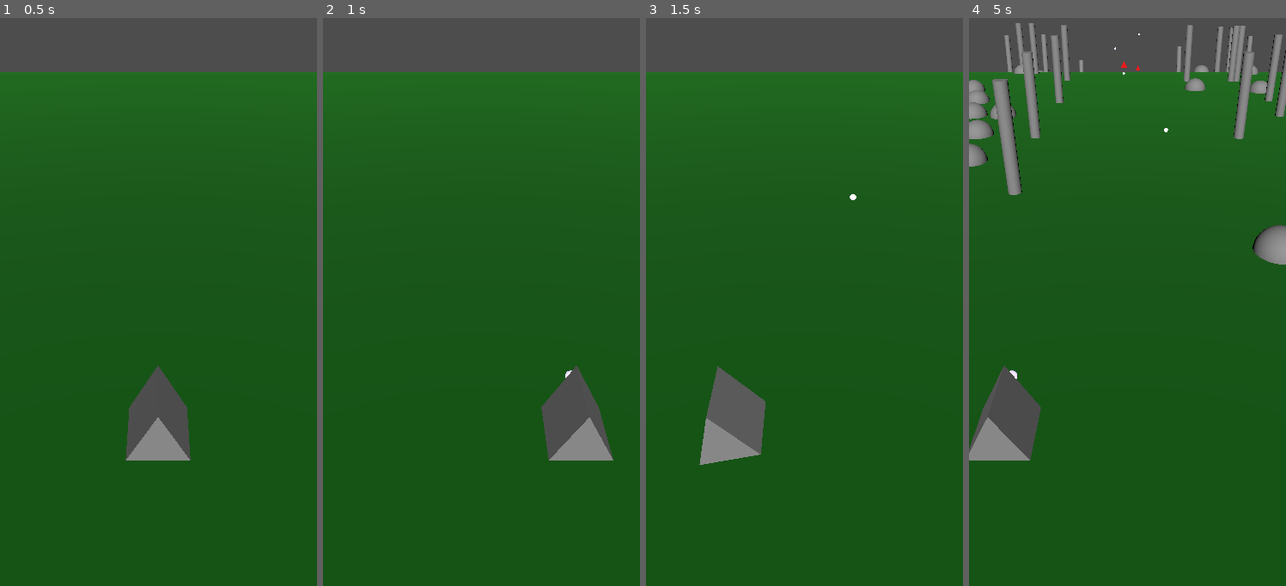
Above: before the commit, frames 1-4 (left to right).
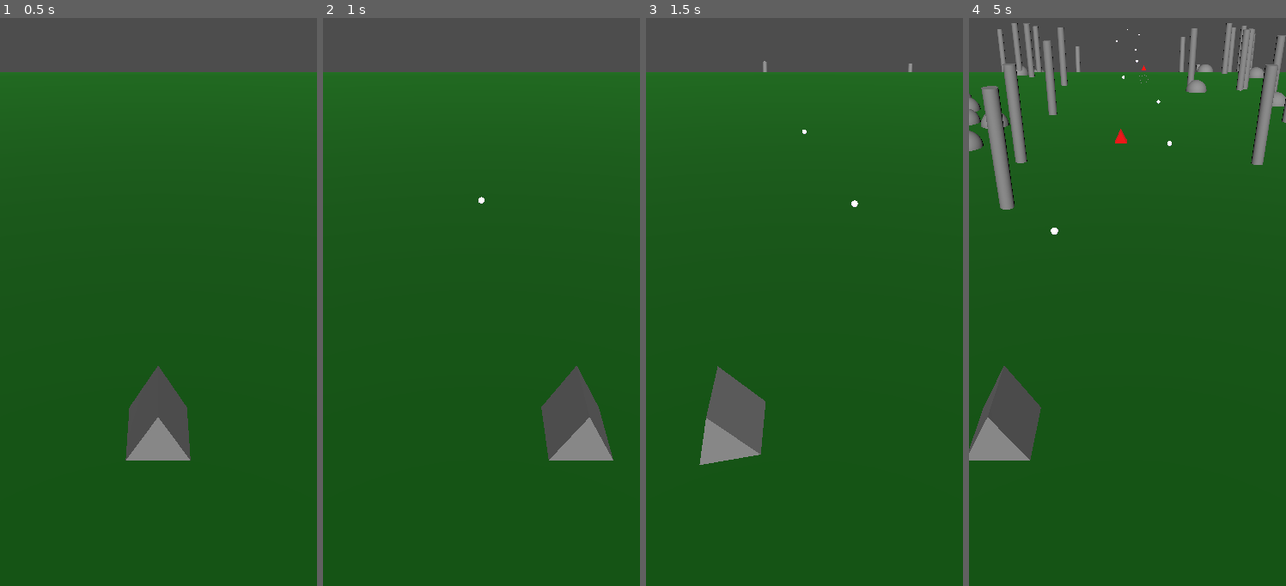
Above: after the commit, the same moments.

Repository: danbolleboom/GodotMobileGame
Game: Godot game, scene res://Scenes/world.tscn
Same seed, same stepped clock (60 frames per second), same inputs: the game is played once before the commit and once after it.
Inputs (mouse positions are in pixels of both pictures, inside the frame that each line leads up to):
- Up to frame 1 (0.5 s): no input
- Up to frame 2 (1 s): tap Enter at 0.5 s; move the mouse to (551, 205) at 0.52 s
- Up to frame 3 (1.5 s): tap Space at 1.25 s; move the mouse to (741, 279) at 1.27 s
- Up to frame 4 (5 s): move the mouse to (1159, 91) at 2.02 s; move the mouse to (1111, 381) at 2.77 s; move the mouse to (1222, 347) at 3.52 s; move the mouse to (1032, 137) at 4.27 s

Frame 1 is identical in both runs. In frame 2, less than 0.1% of the frame differs, in the area x 49-79%, y 31-64%; in frame 3, less than 0.1%; in frame 4, 7.9%, in the area x 0-100%, y 0-64%.

Commit message:
particles

Diff:
--- /dev/null
+++ b/Scenes/OneShotEffects/one_shot_base.tscn
@@ -0,0 +1,45 @@
+[gd_scene load_steps=7 format=3 uid="uid://3jgh1pxy2fs6"]
+
+[ext_resource type="PackedScene" uid="uid://p5d6b0d2m6uc" path="res://Scenes/path_entity.tscn" id="1_k0t5f"]
+[ext_resource type="Script" uid="uid://ffkkcrw6nayh" path="res://particle_oneshot.gd" id="2_jeh8d"]
+
+[sub_resource type="StandardMaterial3D" id="StandardMaterial3D_ahf8q"]
+vertex_color_use_as_albedo = true
+
+[sub_resource type="BoxMesh" id="BoxMesh_lo8sj"]
+material = SubResource("StandardMaterial3D_ahf8q")
+
+[sub_resource type="Curve" id="Curve_0muua"]
+_data = [Vector2(0, 1), 0.0, 0.0, 0, 0, Vector2(0.4825582, 0.17977536), -0.83571225, -0.83571225, 0, 0, Vector2(0.88372105, 0), 0.0, 0.0, 0, 0]
+point_count = 3
+
+[sub_resource type="Gradient" id="Gradient_ahf8q"]
+offsets = PackedFloat32Array(0, 0.369863, 0.65068495)
+colors = PackedColorArray(1, 1, 0, 1, 1, 0, 0, 1, 0.27387273, 0.27387273, 0.27387273, 1)
+
+[node name="OneShotEffect" instance=ExtResource("1_k0t5f")]
+
+[node name="MeshInstance3D" parent="." index="0"]
+visible = false
+mesh = null
+
+[node name="CollisionShape3D" parent="." index="1"]
+visible = false
+
+[node name="Particles" type="CPUParticles3D" parent="." index="2"]
+emitting = false
+amount = 50
+lifetime = 0.5
+one_shot = true
+explosiveness = 1.0
+local_coords = true
+mesh = SubResource("BoxMesh_lo8sj")
+direction = Vector3(0, 1, 0)
+spread = 20.88
+initial_velocity_min = 2.0
+initial_velocity_max = 7.0
+scale_amount_min = 0.0
+scale_amount_max = 0.2
+scale_amount_curve = SubResource("Curve_0muua")
+color_ramp = SubResource("Gradient_ahf8q")
+script = ExtResource("2_jeh8d")
--- /dev/null
+++ b/Scenes/OneShotEffects/os_enemy_death.tscn
@@ -0,0 +1,5 @@
+[gd_scene load_steps=2 format=3 uid="uid://jwwee3w0m3dw"]
+
+[ext_resource type="PackedScene" uid="uid://3jgh1pxy2fs6" path="res://Scenes/OneShotEffects/one_shot_base.tscn" id="1_pw6t6"]
+
+[node name="OneShotEffect" instance=ExtResource("1_pw6t6")]
--- /dev/null
+++ b/Scenes/OneShotEffects/os_projectile_hit.tscn
@@ -0,0 +1,19 @@
+[gd_scene load_steps=2 format=3 uid="uid://b3w6gehfdtdjy"]
+
+[ext_resource type="PackedScene" uid="uid://3jgh1pxy2fs6" path="res://Scenes/OneShotEffects/one_shot_base.tscn" id="1_011l8"]
+
+[node name="OneShotEffect" instance=ExtResource("1_011l8")]
+
+[node name="Particles" parent="." index="2"]
+amount = 25
+direction = Vector3(0, 0, -1)
+spread = 15.0
+gravity = Vector3(0, 0, 0)
+initial_velocity_min = 10.0
+initial_velocity_max = 20.0
+damping_min = 50.0
+damping_max = 50.0
+scale_amount_min = 0.2
+scale_amount_max = 0.3
+color = Color(0.52906674, 0.5290667, 0.5290667, 1)
+color_ramp = null
--- a/Scenes/enemy.tscn
+++ b/Scenes/enemy.tscn
@@ -1,14 +1,14 @@
-[gd_scene load_steps=5 format=3 uid="uid://b6nr0kxkm8l3k"]
+[gd_scene load_steps=6 format=3 uid="uid://b6nr0kxkm8l3k"]
 
 [ext_resource type="PackedScene" uid="uid://p5d6b0d2m6uc" path="res://Scenes/path_entity.tscn" id="1_hghv2"]
 [ext_resource type="Script" uid="uid://cil43cfb7o2r5" path="res://Scripts/enemy_data.gd" id="2_1f0kj"]
 [ext_resource type="Material" uid="uid://do8xb3721d3iv" path="res://Materials/enemy_material.tres" id="2_afpow"]
+[ext_resource type="PackedScene" uid="uid://jwwee3w0m3dw" path="res://Scenes/OneShotEffects/os_enemy_death.tscn" id="4_287tu"]
 
 [sub_resource type="PrismMesh" id="PrismMesh_1f0kj"]
 
 [node name="Enemy" instance=ExtResource("1_hghv2")]
 collision_mask = 2
-extraSpeed = -5.0
 yOffset = 1.0
 
 [node name="MeshInstance3D" parent="." index="0"]
@@ -18,3 +18,4 @@
 [node name="EnemyData" type="Node" parent="." index="2"]
 script = ExtResource("2_1f0kj")
 maxHealth = 10.0
+deathParticles = ExtResource("4_287tu")
--- a/Scenes/game_director.tscn
+++ b/Scenes/game_director.tscn
@@ -15,8 +15,8 @@
 script = ExtResource("2_dvpqc")
 startSpawnCooldown = 1.0
 cooldownMultiplierPerLevel = 0.95
-startEnemiesPerLevel = 15
-enemiesIncreasePerLevel = 5
+startEnemiesPerLevel = 30
+enemiesIncreasePerLevel = 15
 
 [node name="Enemies" type="Node" parent="."]
 
@@ -30,6 +30,6 @@
 script = ExtResource("4_3vfwh")
 spawnCooldown = 0.25
 decorationsPerSpawn = Vector2(4, 10)
-pathOffsetRange = 1.0
+pathOffsetRange = 5.0
 
 [node name="Decorations" type="Node" parent="."]
--- a/Scenes/path_entity.tscn
+++ b/Scenes/path_entity.tscn
@@ -1,6 +1,6 @@
 [gd_scene load_steps=4 format=3 uid="uid://p5d6b0d2m6uc"]
 
-[ext_resource type="Script" uid="uid://muimhps5euuf" path="res://Scenes/path_entity.gd" id="1_2s0jw"]
+[ext_resource type="Script" uid="uid://muimhps5euuf" path="res://Scripts/path_entity.gd" id="1_2s0jw"]
 
 [sub_resource type="SphereMesh" id="SphereMesh_2s0jw"]
 
--- a/Scenes/player.tscn
+++ b/Scenes/player.tscn
@@ -17,7 +17,6 @@
 
 [node name="AttackController" type="Node3D" parent="."]
 script = ExtResource("2_cvnsp")
-startCooldown = 1.0
 projectileScene = ExtResource("3_6t5aa")
 
 [node name="AttackSource" type="Node3D" parent="AttackController"]
--- a/Scenes/projectile.tscn
+++ b/Scenes/projectile.tscn
@@ -1,7 +1,8 @@
-[gd_scene load_steps=6 format=3 uid="uid://c5ueclcie2is4"]
+[gd_scene load_steps=7 format=3 uid="uid://c5ueclcie2is4"]
 
 [ext_resource type="Script" uid="uid://d367v2i1yc01m" path="res://Scripts/projectile.gd" id="1_f8cdk"]
 [ext_resource type="Script" uid="uid://dyks6k5kyuxju" path="res://Scripts/projectile_data.gd" id="2_yr2qt"]
+[ext_resource type="PackedScene" uid="uid://b3w6gehfdtdjy" path="res://Scenes/OneShotEffects/os_projectile_hit.tscn" id="3_d4467"]
 [ext_resource type="Material" uid="uid://bwf07m2sgvlqi" path="res://Materials/bullet_material.tres" id="3_tl4hk"]
 
 [sub_resource type="SphereMesh" id="SphereMesh_f8cdk"]
@@ -20,6 +21,7 @@
 damage = 5
 pierce = 3
 speed = 15.0
+enemyDamageParticles = ExtResource("3_d4467")
 
 [node name="MeshInstance3D" type="MeshInstance3D" parent="."]
 mesh = SubResource("SphereMesh_f8cdk")
--- a/Scripts/enemy_data.gd
+++ b/Scripts/enemy_data.gd
@@ -1,11 +1,17 @@
 extends Node
 
 @export var maxHealth: float;
+@export var deathParticles: PackedScene;
 
 @onready var currentHealth: float = maxHealth;
 
 func Die() -> void:
-	# Todo: death fx
+	# Death fx
+	var particles = deathParticles.instantiate();
+	get_tree().root.add_child(particles);
+	particles.position = get_parent().position;
+	particles.get_node("Particles").emitting = true;
+
 	get_parent().queue_free()
 
 func Damage(damage: int) -> void:
--- a/Scripts/projectile.gd
+++ b/Scripts/projectile.gd
@@ -4,6 +4,8 @@
 
 @onready var projectileData = $ProjectileData;
 @onready var speed = projectileData.speed;
+
+var direction: Vector3 = Vector3(0, 0, 1);
 
 # Called when the node enters the scene tree for the first time.
 func _ready() -> void:
@@ -15,7 +17,7 @@
 	pass
 
 func _physics_process(delta: float) -> void:
-	var vel = Vector3(0, 0, speed * delta)
+	var vel = direction * speed * delta
 	position += vel;
 
 	if position.z > 80:
--- a/Scripts/projectile_data.gd
+++ b/Scripts/projectile_data.gd
@@ -4,9 +4,17 @@
 @export var pierce: int
 @export var speed: float
 
+@export var enemyDamageParticles: PackedScene;
+
 func _on_projectile_area_entered(area: Area3D) -> void:
 	if area.has_node("EnemyData"):
 		area.get_node("EnemyData").Damage(damage);
+
+		var particles = enemyDamageParticles.instantiate();
+		particles.get_node("Particles").UpdatePathFollowData(area);
+		particles.get_node("Particles").emitting = true;
+
+		get_tree().root.add_child(particles);
 
 	pierce -= 1;
 	if pierce <= 0:
--- /dev/null
+++ b/particle_oneshot.gd
@@ -0,0 +1,12 @@
+extends CPUParticles3D
+
+# Called every frame. 'delta' is the elapsed time since the previous frame.
+func _process(delta: float) -> void:
+	if !emitting: get_parent().queue_free();
+
+func UpdatePathFollowData(_parent: Node3D) -> void:
+	var parent = get_parent();
+	parent.speed = _parent.speed;
+	parent.pathOffset = _parent.pathOffset;
+	parent.yOffset = _parent.yOffset;
+	parent.xOffset = _parent.xOffset;
Renamed: Scenes/path_entity.gd -> Scripts/path_entity.gd
Renamed: Scenes/path_entity.gd.uid -> Scripts/path_entity.gd.uid
Not shown, added: particle_oneshot.gd.uid
